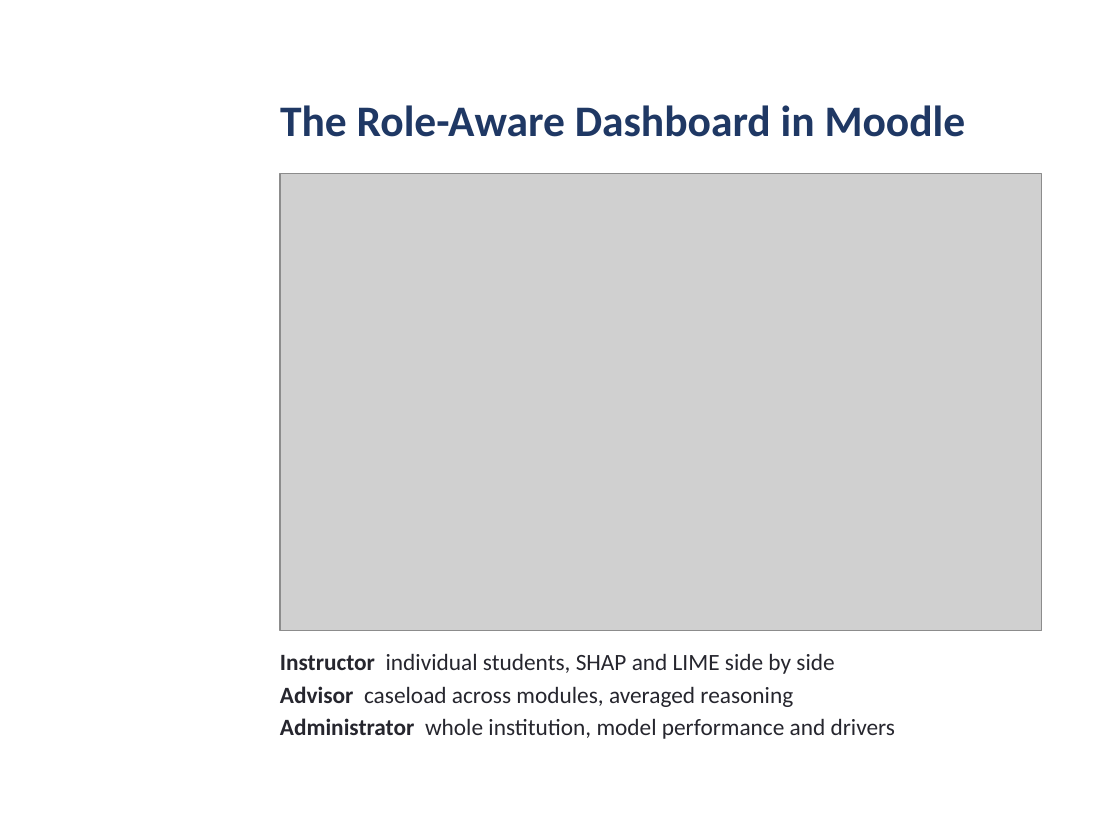
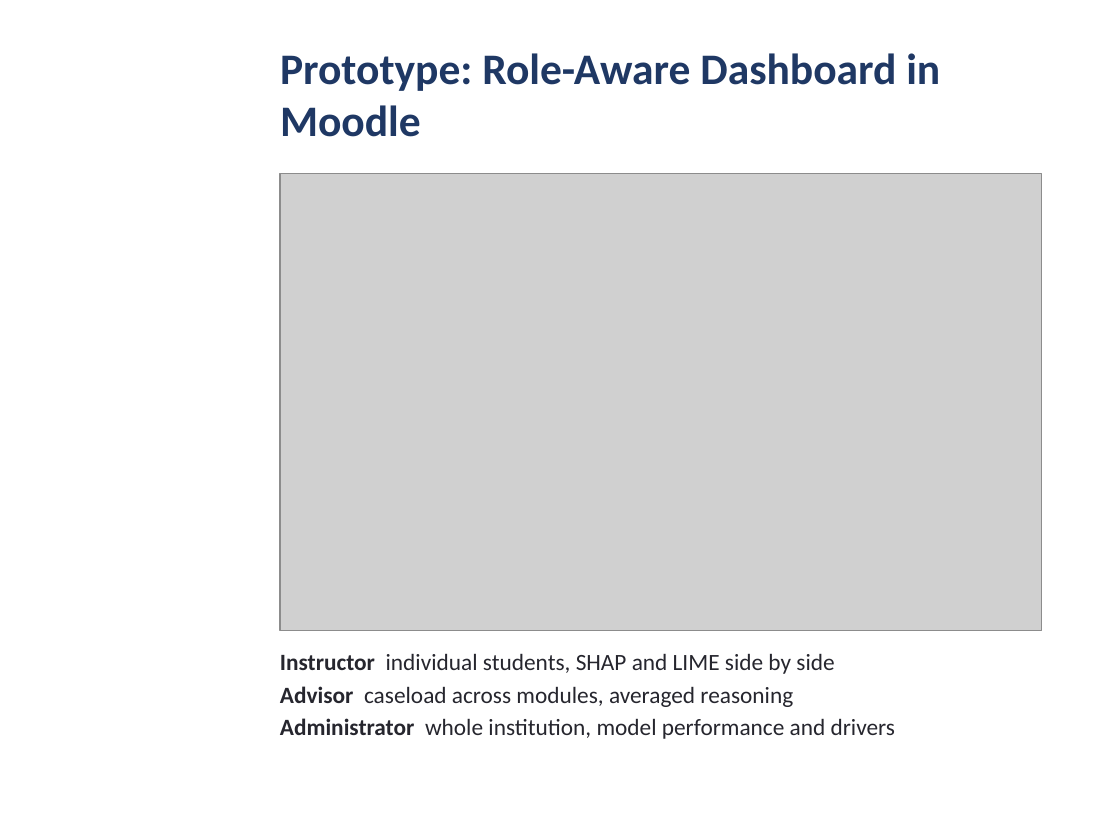
Before and after one commit to daniel-larry/python-run-result, a slide deck: slide 10 of Internal_Defense_Presentation.pptx. Drawn at 1120x840 pixels with LibreOffice and Linux fonts; fonts in the diff are those of the drawing; grey boxes stand for pictures; background and template pictures are left out. Boxes give left, top, right and bottom in pixels: in the first picture for what was removed or moved away, otherwise in the second. Text is boxed around its words. In the diff, an @@ line names an element or a change of style, - is before the commit and + after.

```diff
--- a/Internal_Defense_Presentation.pptx
+++ b/Internal_Defense_Presentation.pptx
@@ title at <box>280,53,940,137</box>: text changed @@
-The Role-Aware Dashboard in Moodle
+Prototype: Role-Aware Dashboard in Moodle
```
Also in this commit, not shown: 9 other slides changed.
